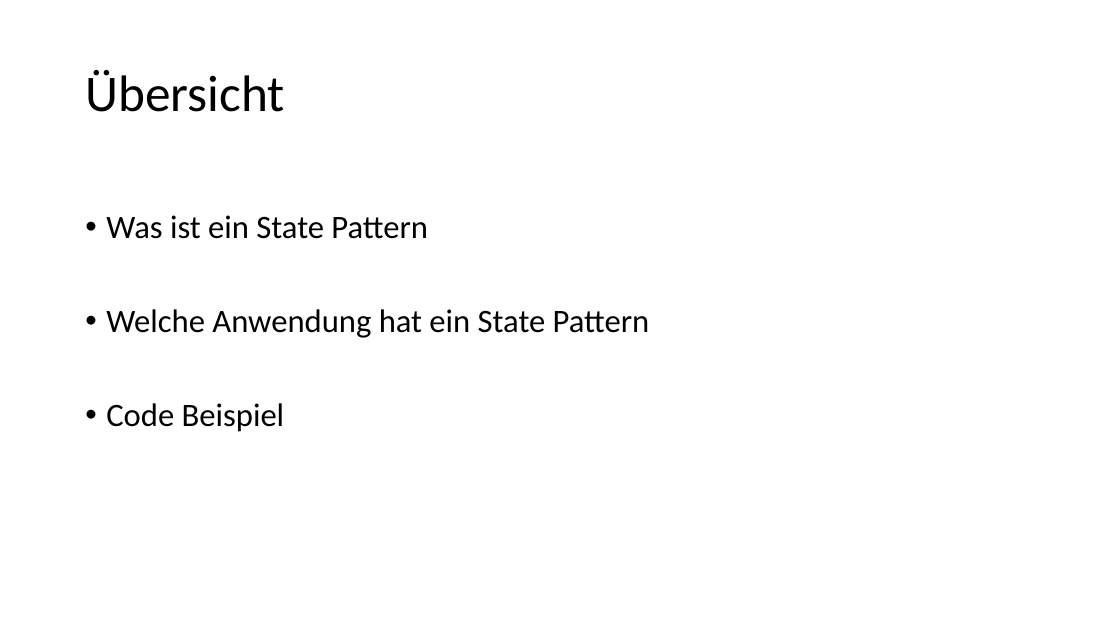
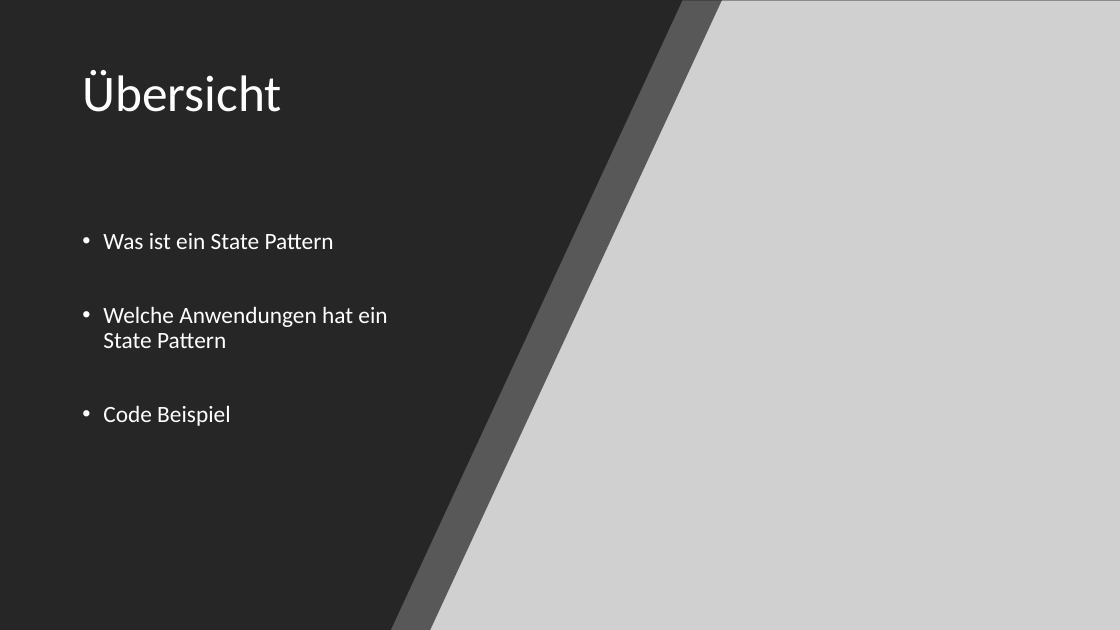
Before and after one commit to ArkonM/4CHIF, a slide deck: slide 2 of POS - Wolfgang Schermann/Referat/State-Designpattern.pptx. Drawn at 1120x630 pixels with LibreOffice and Linux fonts; fonts in the diff are those of the drawing; grey boxes stand for pictures. Boxes give left, top, right and bottom in pixels: in the first picture for what was removed or moved away, otherwise in the second. Text is boxed around its words. In the diff, an @@ line names an element or a change of style, - is before the commit and + after.

```diff
--- a/POS - Wolfgang Schermann/Referat/State-Designpattern.pptx
+++ b/POS - Wolfgang Schermann/Referat/State-Designpattern.pptx
@@ background #FFFFFF to #000000 @@
@@ freeform shape added at (0, 0, 723, 630), fill #262626 at 70% opacity @@
@@ freeform shape added at (0, 0, 683, 630), fill #262626 @@
@@ picture added at (378, 0, 1120, 630) @@
@@ title "Übersicht" at (82, 70, 282, 112): text colour #000000 to #FFFFFF @@
@@ text "Was ist ein State Pattern": place and size @@
-text "Was ist ein State Pattern" at (106, 215, 650, 432)
+text "Was ist ein State Pattern" at (103, 233, 387, 426)
@@ text at (103, 233, 334, 426): size 28 to 20 pt, text colour #000000 to #FFFFFF in "Was ist ein State Pattern", "Code Beispiel" @@
@@ text at (103, 306, 387, 348): text changed; size 28 to 20 pt; text colour #000000 to #FFFFFF @@
-• Welche Anwendung hat ein State Pattern
+• Welche Anwendungen hat ein State Pattern
```
Also in this commit, not shown: 2 other slides changed, 2 slides added, 3 other files.
